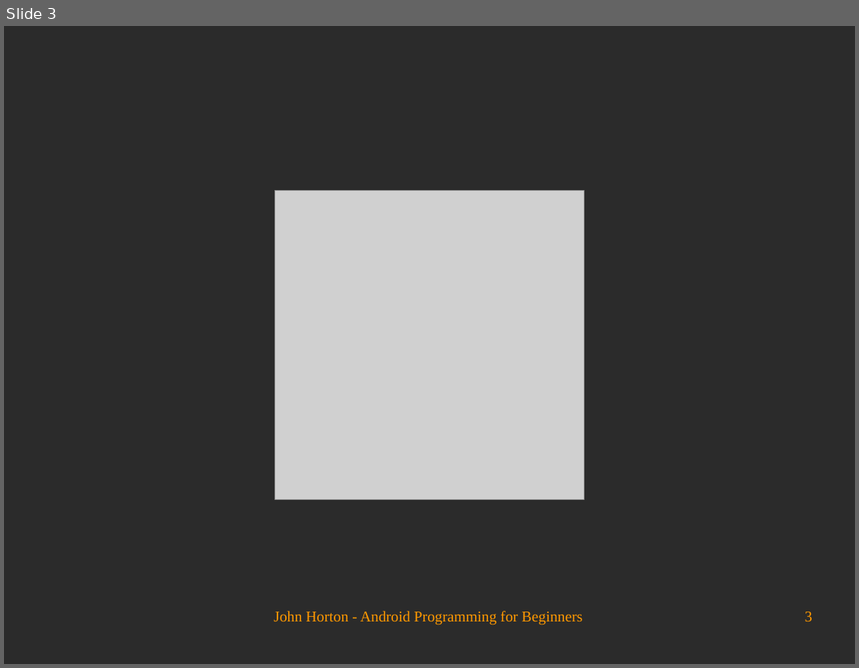
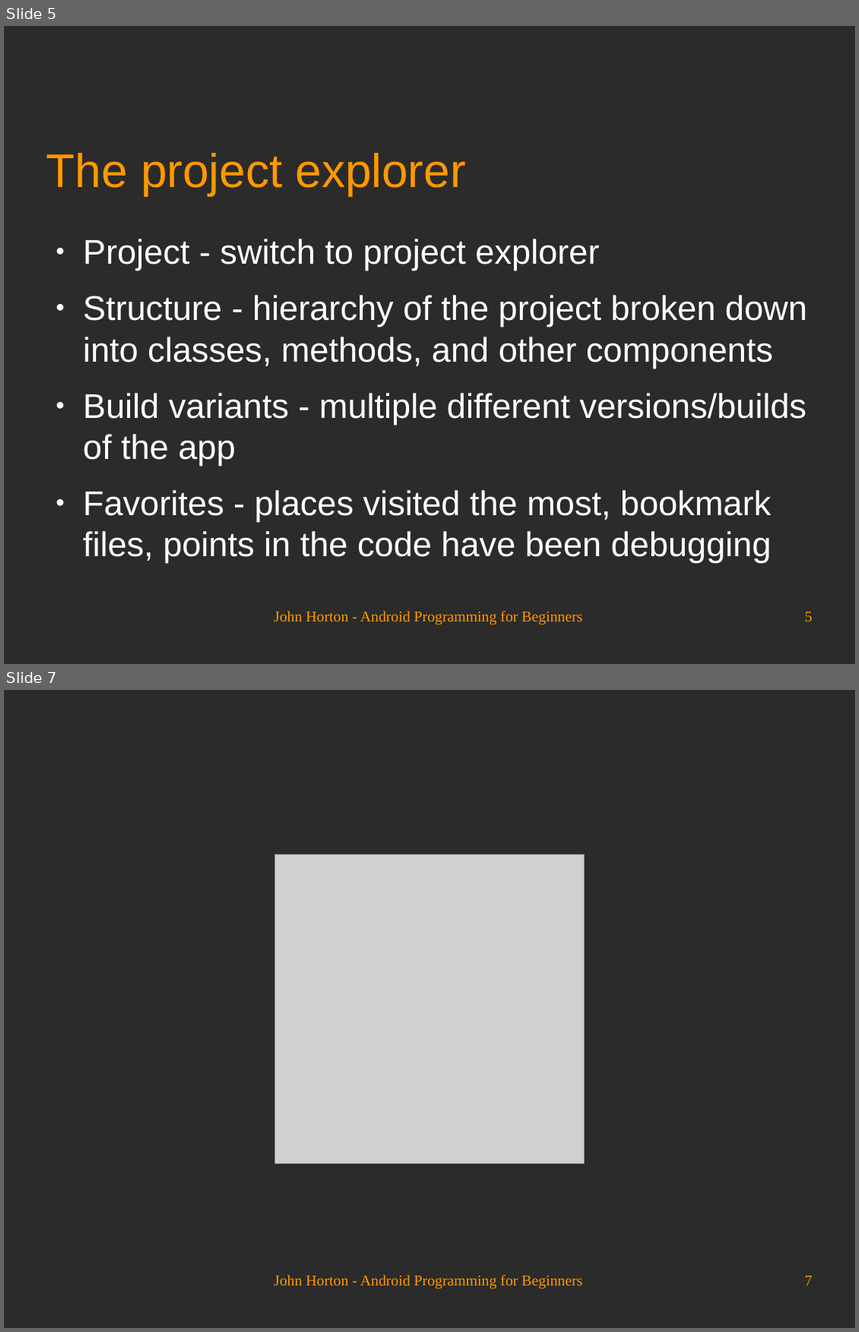
Before and after one commit to Academy-Soft-Intellect/Android-Programming-for-Beginners, a slide deck: 03_Exploring_Android_Studio.odp. Shown one above the other, each under a label of ours: slide 3 before the commit, slides 5 and 7 after it; the slides between them are not shown. The pictures are 859x668 and 859x1332 pixels, drawn with LibreOffice and Linux fonts; fonts in the diff are those of the drawing; grey boxes stand for pictures; background and template pictures are left out; a plain dark background stands for a picture behind light text. Boxes give left, top, right and bottom in pixels: in the first picture for what was removed or moved away, otherwise in the second. Text is boxed around its words. In the diff, an @@ line names an element or a change of style, - is before the commit and + after.

```diff
--- a/03_Exploring_Android_Studio.odp
+++ b/03_Exploring_Android_Studio.odp
@@ slide 5 added at [4,26,855,664], background picture (left out) @@
@@ title added at [47,153,466,195], 44 pt, text #FF9900 @@
+The project explorer
@@ text added at [83,239,807,563], 32 pt, text #FFFFFF @@
+● Project - switch to project explorer
+● Structure - hierarchy of the project broken down into classes, methods, and other components
+● Build variants - multiple different versions/builds of the app
+● Favorites - places visited the most, bookmark files, points in the code have been debugging
@@ text added at [274,611,582,626], 14 pt, text #FF9900 @@
+John Horton - Android Programming for Beginners
@@ page number added at [805,612,813,622], 14 pt, text #FF9900 @@
+5
@@ what was slide 3 is now slide 7 @@
@@ page number at [805,1276,813,1286]: text changed @@
-3
+7
```
Also in this commit, not shown: 2 slides changed, 3 other slides added.
